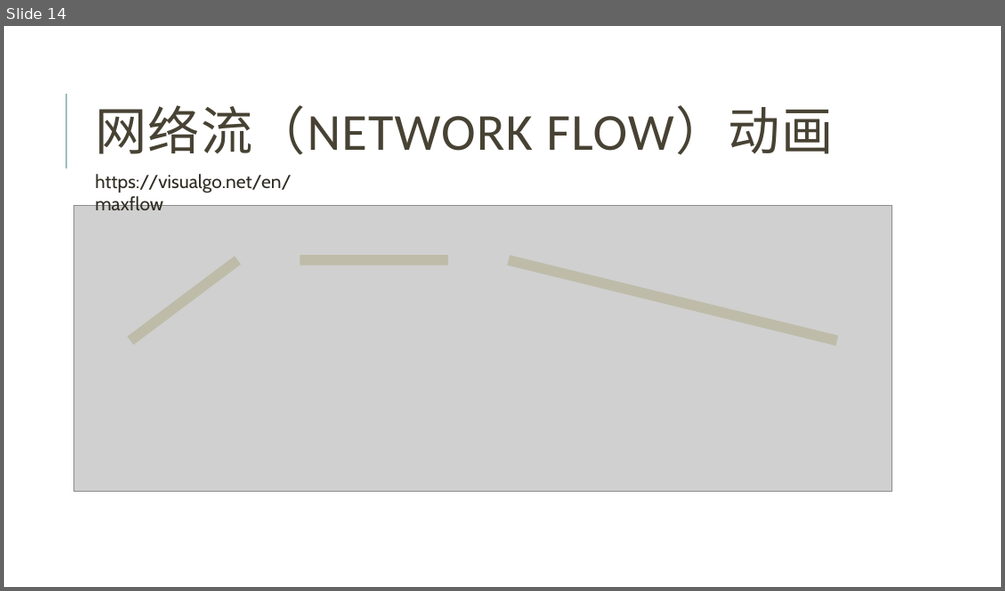
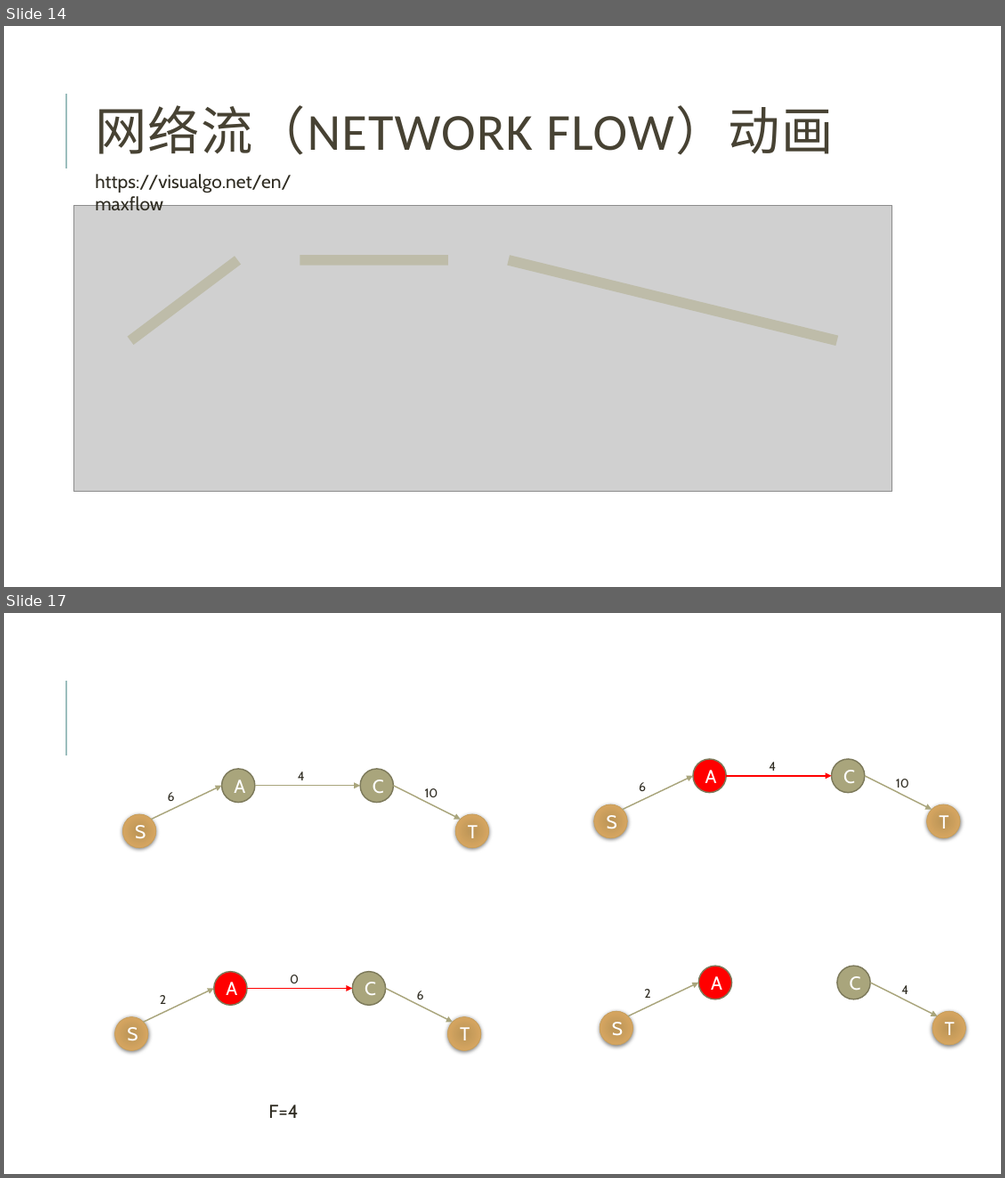
Before and after one commit to gzshawnliang/competitive-programming, a slide deck: doc/NetworkFlow/网络流.pptx. Shown one above the other, each under a label of ours: slide 14 before the commit, slides 14 and 17 after it; the slides between them are not shown. The pictures are 1005x591 and 1005x1178 pixels, drawn with LibreOffice and Linux fonts; fonts in the diff are those of the drawing; grey boxes stand for pictures. Boxes give left, top, right and bottom in pixels: in the first picture for what was removed or moved away, otherwise in the second. Text is boxed around its words. In the diff, an @@ line names an element or a change of style, - is before the commit and + after.

```diff
--- a/doc/NetworkFlow/网络流.pptx
+++ b/doc/NetworkFlow/网络流.pptx
@@ slide 17 added at [4,613,1001,1174], background #FFFFFF; not listed: 1 template element that a slide beside it also shows @@
@@ group added at [123,769,488,848]: 4 ellipses, 3 arrows, 3 texts @@
+S
+A
+C
+T
+4
+6
+10
@@ group added at [594,759,960,838]: 4 ellipses, 3 arrows, 3 texts @@
+S
+A
+C
+T
+4
+6
+10
@@ group added at [600,966,966,1045]: 4 ellipses, 2 arrows, 2 texts @@
+S
+A
+C
+T
+2
+4
@@ group added at [114,971,480,1051]: 4 ellipses, 3 arrows, 3 texts @@
+S
+A
+C
+T
+0
+2
+6
@@ text added at [268,1104,298,1118], 18 pt, text #2E2B21 @@
+F=4
```
Also in this commit, not shown: 3 other slides added, 1 other file.
